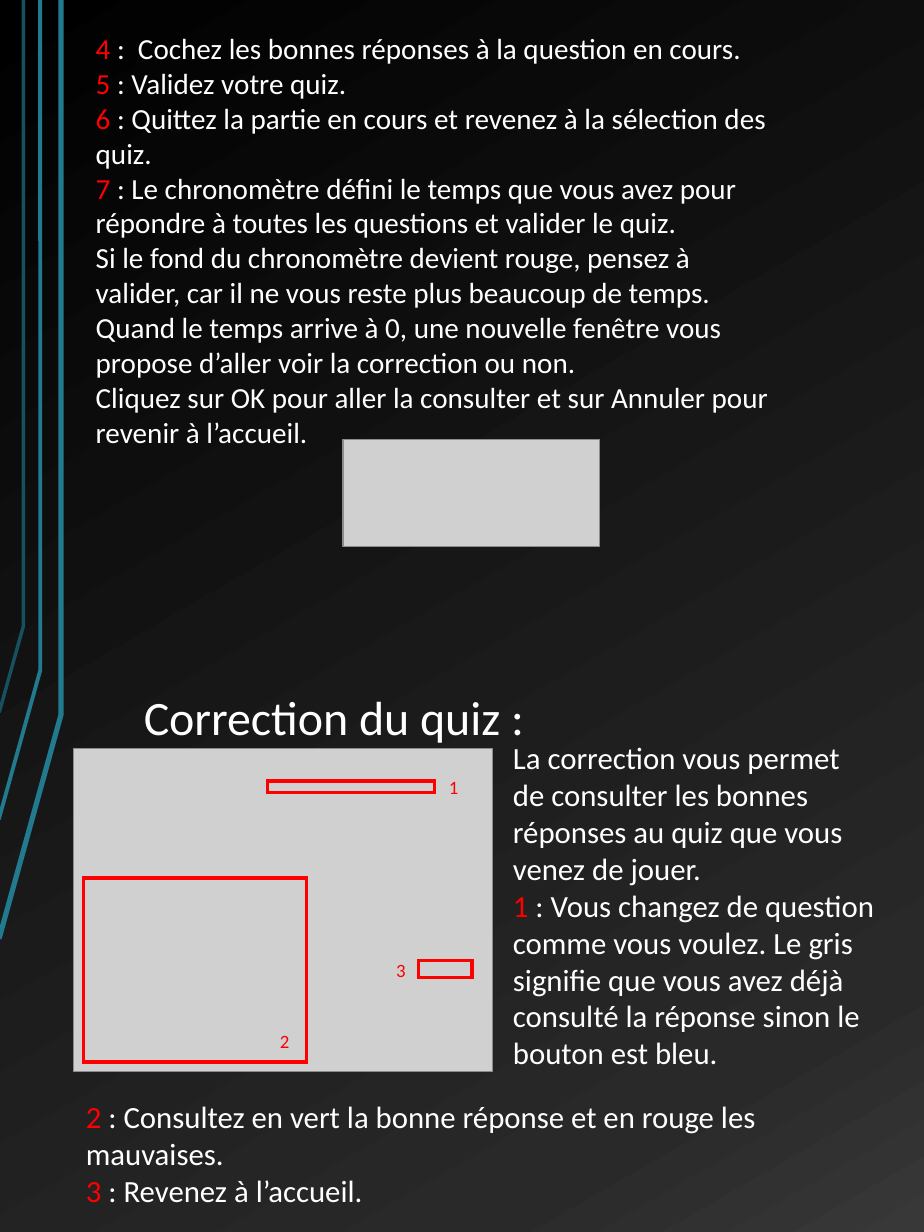
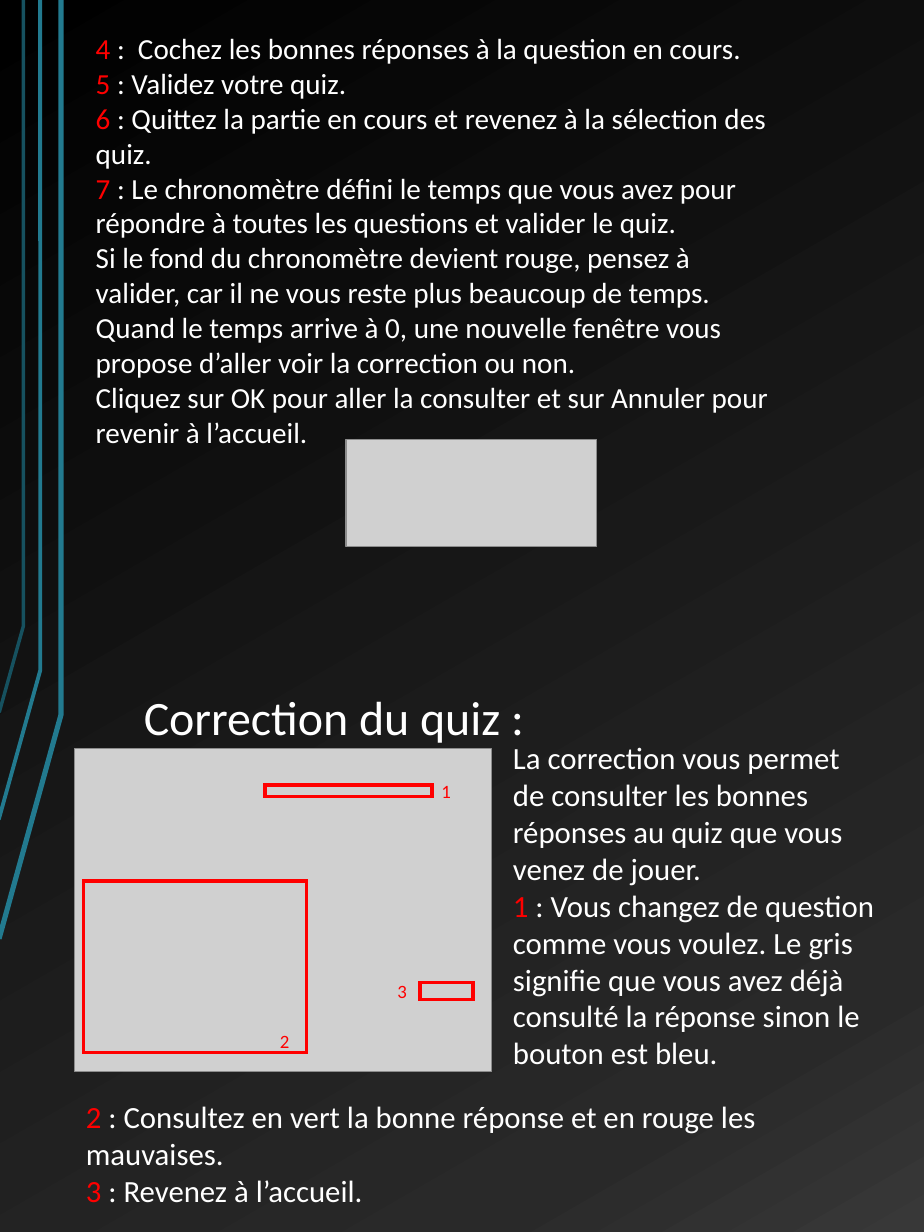
Before and after one commit to LordAlbas/warquiz, a slide deck: slide 6 of Docs/manuel utilisateur WQ.pptx. Drawn at 924x1232 pixels with LibreOffice and Linux fonts; fonts in the diff are those of the drawing; grey boxes stand for pictures. Boxes give left, top, right and bottom in pixels: in the first picture for what was removed or moved away, otherwise in the second. Text is boxed around its words. In the diff, an @@ line names an element or a change of style, - is before the commit and + after.

```diff
--- a/Docs/manuel utilisateur WQ.pptx
+++ b/Docs/manuel utilisateur WQ.pptx
@@ picture resized from (x1=342, y1=440, x2=600, y2=547) to (x1=346, y1=440, x2=598, y2=547) @@
@@ text "1" moved from (x1=449, y1=782, x2=459, y2=794) to (x1=441, y1=786, x2=451, y2=798) @@
@@ rectangle moved from (x1=267, y1=781, x2=434, y2=792) to (x1=265, y1=785, x2=431, y2=796) @@
@@ rectangle resized from (x1=84, y1=878, x2=307, y2=1063) to (x1=84, y1=881, x2=307, y2=1052) @@
@@ text "3" moved from (x1=396, y1=965, x2=406, y2=977) to (x1=397, y1=986, x2=407, y2=998) @@
@@ rectangle moved from (x1=419, y1=961, x2=472, y2=978) to (x1=420, y1=983, x2=473, y2=1000) @@
```
Also in this commit, not shown: 4 other slides changed, 1 other file.
